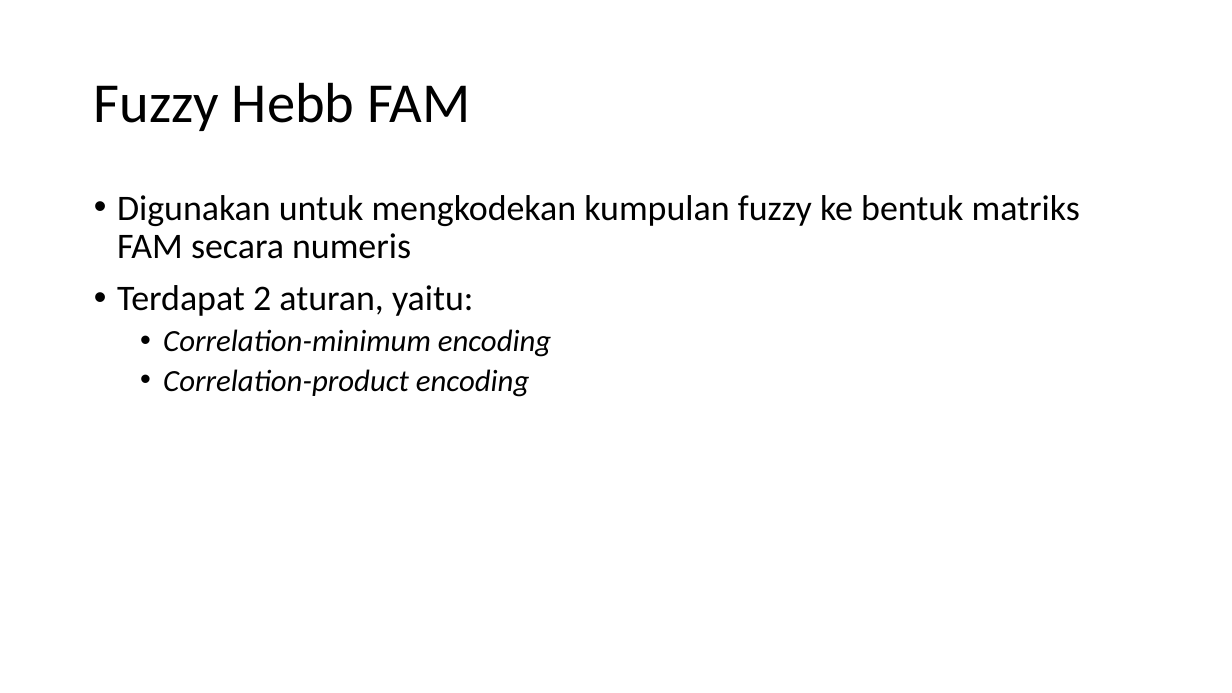
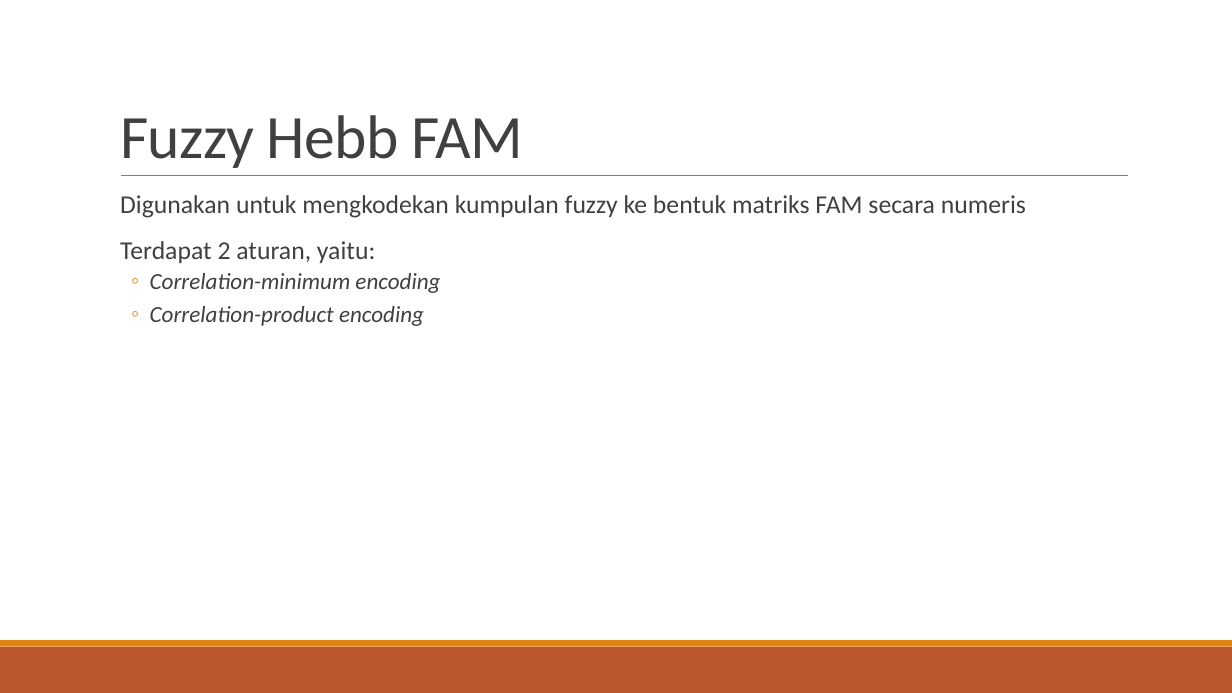
Before and after one commit to Ponita48/Tugas, a slide deck: slide 4 of Fuzzy/Poni - FAM/Fuzzy Associative Memory.pptx. Drawn at 1232x693 pixels with LibreOffice and Linux fonts; fonts in the diff are those of the drawing. Boxes give left, top, right and bottom in pixels: in the first picture for what was removed or moved away, otherwise in the second. Text is boxed around its words. In the diff, an @@ line names an element or a change of style, - is before the commit and + after.

```diff
--- a/Fuzzy/Poni - FAM/Fuzzy Associative Memory.pptx
+++ b/Fuzzy/Poni - FAM/Fuzzy Associative Memory.pptx
@@ title "Fuzzy Hebb FAM": place and size @@
-title "Fuzzy Hebb FAM" at <box>94,82,471,131</box>
+title "Fuzzy Hebb FAM" at <box>120,115,523,168</box>
@@ title "Fuzzy Hebb FAM" at <box>120,115,523,168</box>: size 44 to 48 pt, text colour #000000 to #404040, letter spacing 0 to -0.5 pt; line spacing 0.9 to 0.85; vertical alignment middle to bottom @@
@@ line added from (121, 176) to (1128, 176), #808080 0.5 pt @@
@@ text "Digunakan untuk mengkodekan kumpulan fuzzy ..." at <box>120,195,1026,326</box>: size 28 to 20 pt in "Digunakan untuk mengkodekan kumpulan fuzzy ke bentuk ...", "Terdapat 2 aturan, yaitu:"; text colour #000000 to #404040; size 24 to 18 pt in "Correlation-minimum encoding", "Correlation-product encoding"; bullet • to  ; more space between paragraphs; bullet • to ◦ @@
@@ rectangle added at <box>0,647,1232,693</box>, fill #BD582C @@
@@ rectangle added at <box>0,640,1232,647</box>, fill #E48312 @@
```
Also in this commit, not shown: 26 other slides changed, 1 other file.
